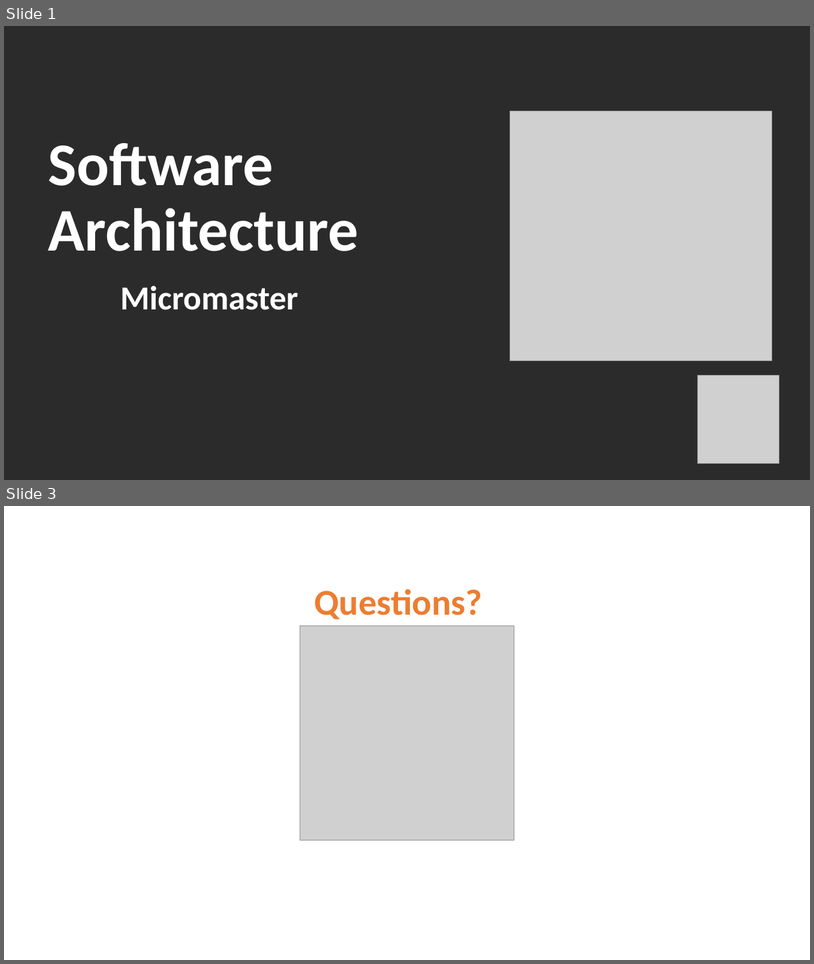
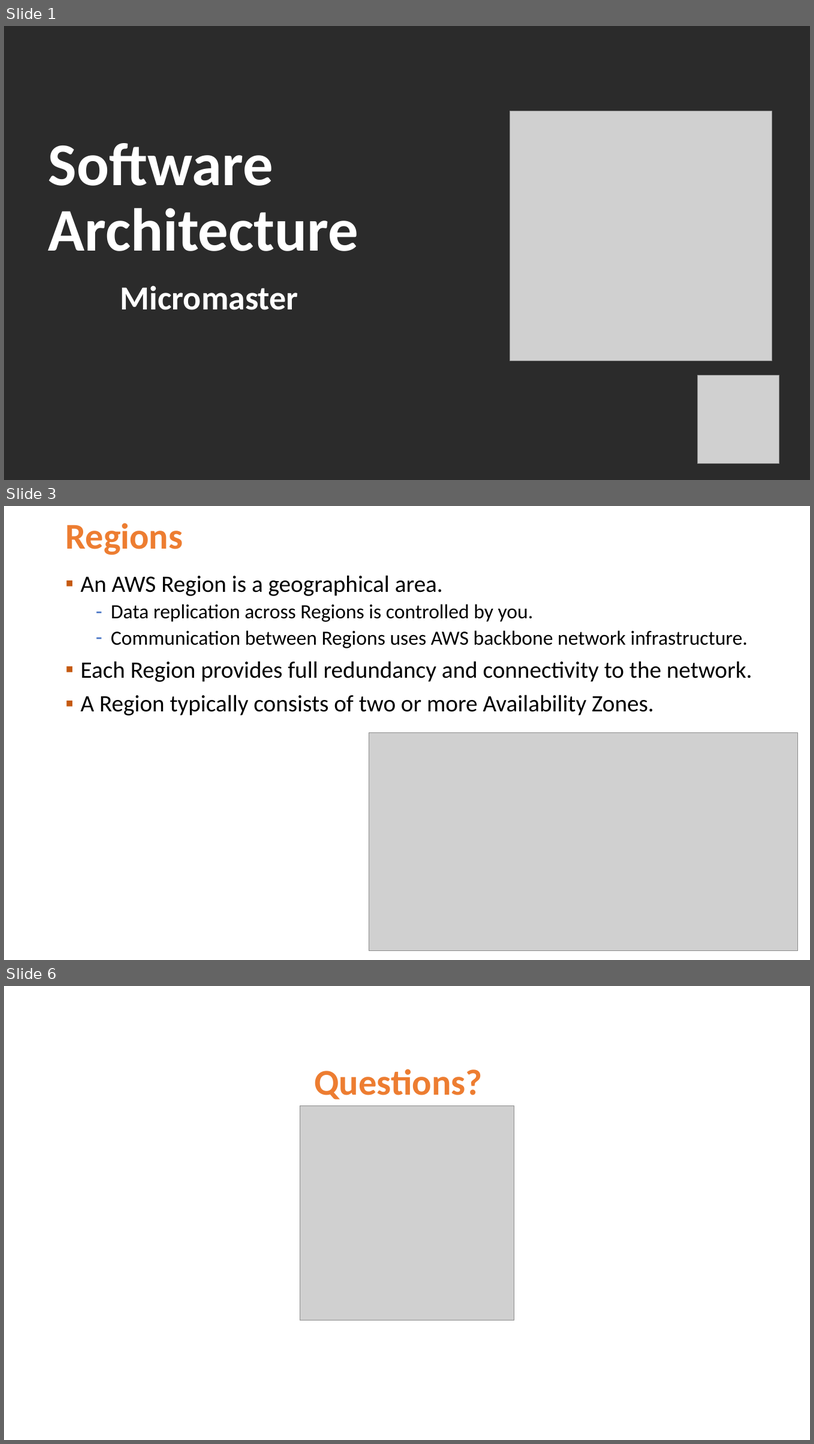
Before and after one commit to Jucer74/ArchitectureMaster, a slide deck: Classes/03-AWSInfrastructure/ArchitectureMaster-03-AWSInfrastructure.pptx. Shown one above the other, each under a label of ours: slides 1 and 3 before the commit, slides 1, 3 and 6 after it; the slides between them are not shown. The pictures are 814x964 and 814x1444 pixels, drawn with LibreOffice and Linux fonts; fonts in the diff are those of the drawing; grey boxes stand for pictures; background and template pictures are left out; a plain dark background stands for a picture behind light text. Boxes give left, top, right and bottom in pixels: in the first picture for what was removed or moved away, otherwise in the second. Text is boxed around its words. In the diff, an @@ line names an element or a change of style, - is before the commit and + after.

Commit message:
Update AWS Infrastructure

```diff
--- a/Classes/03-AWSInfrastructure/ArchitectureMaster-03-AWSInfrastructure.pptx
+++ b/Classes/03-AWSInfrastructure/ArchitectureMaster-03-AWSInfrastructure.pptx
@@ slide 3 added at [4, 506, 810, 960], background #FFFFFF @@
@@ title added at [65, 523, 183, 555], 43.2 pt, text #ED7D31, bold @@
+Regions
@@ text added at [81, 575, 753, 715], 28 pt, text #000000 @@
+▪ An AWS Region is a geographical area.
+  – Data replication across Regions is controlled by you.
+  – Communication between Regions uses AWS backbone network infrastructure.
+▪ Each Region provides full redundancy and connectivity to the network.
+▪ A Region typically consists of two or more Availability Zones.
@@ picture added at [369, 733, 798, 951] @@
@@ what was slide 3 is now slide 6 @@
```
Also in this commit, not shown: 3 other slides added, 1 slide removed, 1 other file.
